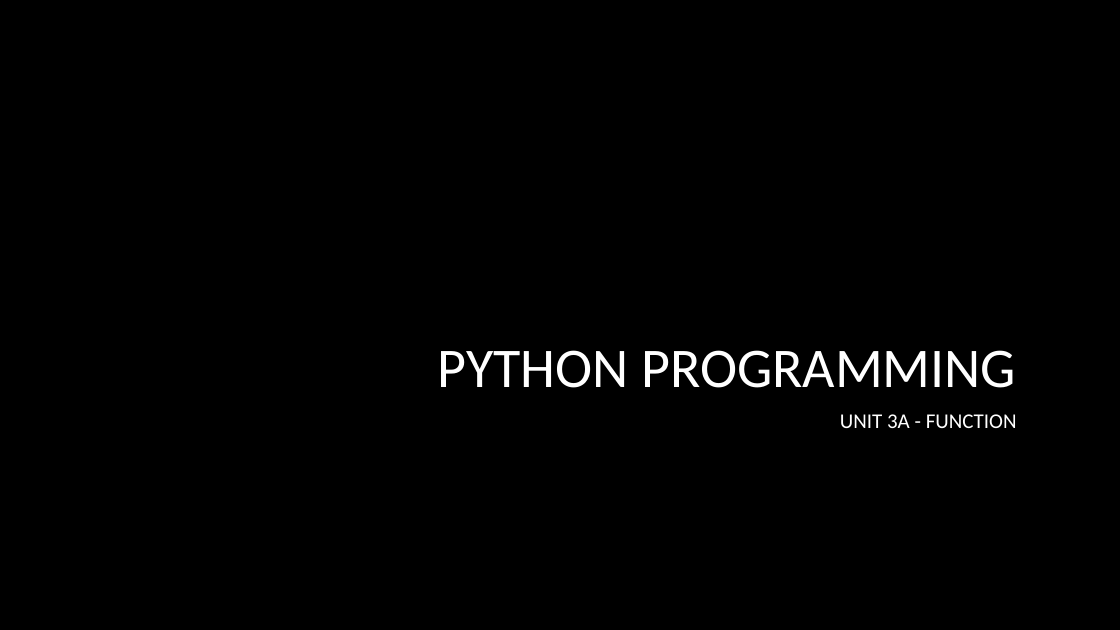
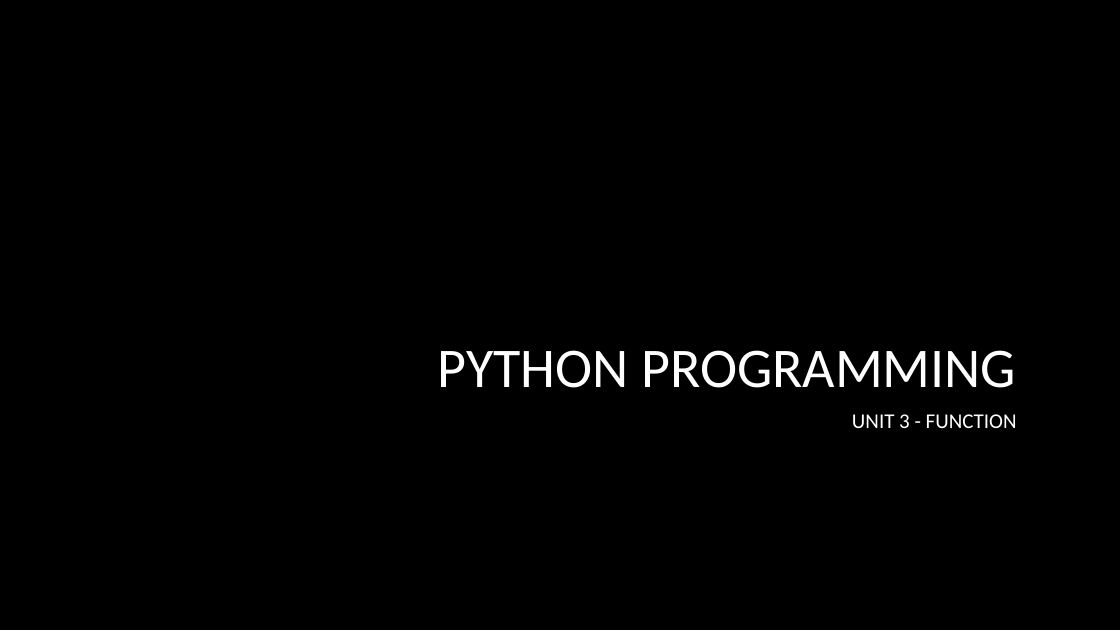
Before and after one commit to bon-netizen/Python-Class-Beginner, a slide deck: slide 1 of Py B - unit 3.pptx. Drawn at 1120x630 pixels with LibreOffice and Linux fonts; fonts in the diff are those of the drawing; background and template pictures are left out. Boxes give left, top, right and bottom in pixels: in the first picture for what was removed or moved away, otherwise in the second. Text is boxed around its words. In the diff, an @@ line names an element or a change of style, - is before the commit and + after.

```diff
--- a/Py B - unit 3.pptx
+++ b/Py B - unit 3.pptx
@@ subtitle at (852,414,1017,428): text changed @@
-UNIT 3A - FUNCTION
+UNIT 3 - FUNCTION
```
Also in this commit, not shown: 1 slide removed, 1 other file.
